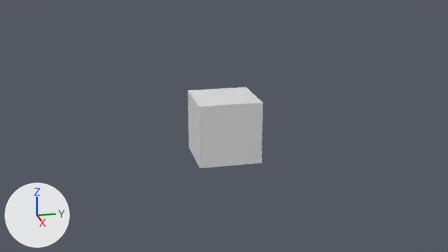
The Blender file 3D Models/Objects_Part_2.blend: old version first, new version second.
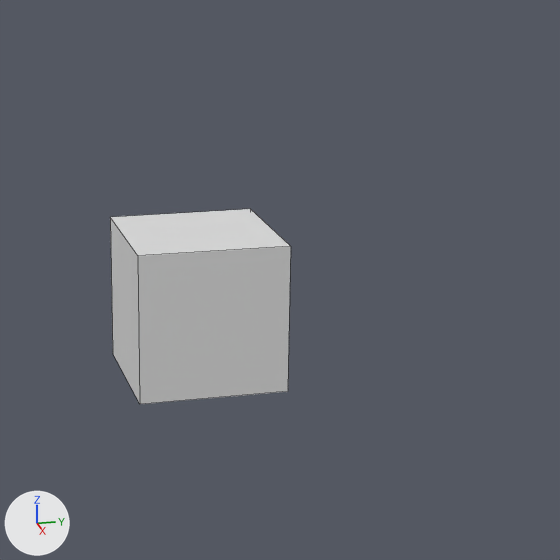
Old and new are each drawn from the file's camera 'Camera' and again close up on the part from 32% to 84% of the width and 0% to 93% of the height. Every picture has the same lights, and +X, +Y and +Z are marked at lower left. The close-ups show mesh edges as thin lines.

Script lines for the objects in view, before the commit:
```python
me_cube = bpy.data.meshes.new('Cube')
me_cube.from_pydata(...)  # a box spanning x -1.0..1.0, y -1.0..1.0, z -1.0..1.0
me_cube.materials.append(mat_material)  # white #e7e7e7
ob_cube = bpy.data.objects.new('Cube', me_cube)
ob_cube.location = (0.0, 0.0, 0.0)
```
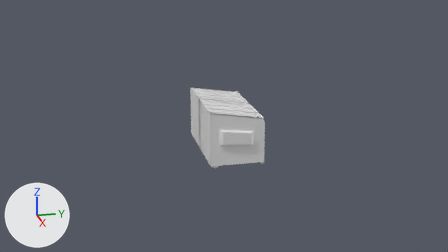
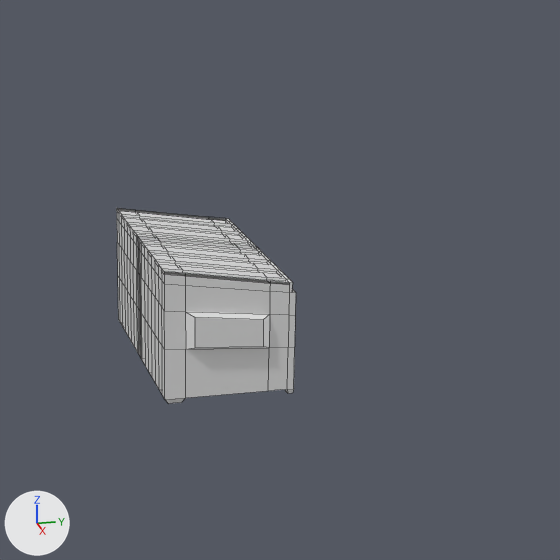
The change in detail:
me_cube is used by ob_cube; location (0.0, 0.0, 0.0).
me_cube had 8 vertices, 6 faces and spanned x -1.0..1.0, y -1.0..1.0, z -1.0..1.0.
me_cube now has 202 vertices, 193 faces and spans x -1.05..0.05, y -1.11..1.01, z -1.35..1.09.
Part 1, on me_cube:
5 vertices are removed from x -1.0..1.0, y -1.0..1.0, z -1.0..1.0.
6 faces are deleted.
37 vertices are added at x -1.05..-0.11, y -1.1..1.0, z -1.08..1.09.
5 new vertices lie (0.0, 0.01, 0.05) away from vertices in x -1.0..-0.51, y -1.0, z -1.0.
5 new vertices lie (0.13, 0.0, 0.0) away from vertices in x -0.51, y -1.05..1.0, z -1.0..1.0.
6 new vertices lie (0.0, 0.0, -0.79) away from vertices in x -1.0..-0.38, y -1.0, z 1.0.
6 new vertices lie (0.0, 0.0, -0.61) away from vertices in x -1.0..-0.38, y -1.0, z 0.21.
6 new vertices lie (0.0, -0.11, 0.0) away from vertices in x -1.0..-0.9, y -1.0, z -0.4..1.0.
8 new vertices lie (0.0, 0.0, -0.41) away from vertices in x -1.0..-0.38, y -1.11..-1.0, z -0.4.
7 new vertices lie (0.14, 0.0, 0.0) away from vertices in x -0.38, y -1.05..1.0, z -1.0..1.0.
7 new vertices lie (0.0, -0.04, 0.0) away from vertices in x -1.0..-0.24, y -1.0, z -0.81.
8 new vertices lie (0.13, 0.0, 0.0) away from vertices in x -0.24, y -1.05..1.0, z -1.0..1.0.
8 new vertices lie (0.16, 0.0, 0.0) away from vertices in x -0.11, y -1.05..1.0, z -1.0..1.0.
9 new vertices lie (0.0, 0.0, -0.93) away from vertices in x -1.0..0.05, y 1.0, z 1.0.
9 new vertices lie (0.0, 0.0, -0.71) away from vertices in x -1.0..0.05, y 1.0, z 0.07.
9 new vertices lie (0.0, 0.0, -0.49) away from vertices in x -1.0..0.05, y 1.0, z -0.64.
9 new vertices lie (0.0, 0.0, -0.22) away from vertices in x -1.0..0.05, y 1.0, z -1.13.
9 new vertices lie (0.0, -0.33, 0.06) away from vertices in x -1.0..0.05, y 1.0, z -1.35.
9 new vertices lie (0.0, -0.33, 0.0) away from vertices in x -1.0..0.05, y 1.0, z 1.0.
9 new vertices lie (0.0, 0.32, -0.06) away from vertices in x -1.0..0.05, y -1.0, z -1.0.
9 new vertices lie (0.0, 0.32, 0.0) away from vertices in x -1.0..0.05, y -1.0, z 1.0.
8 new vertices lie (0.0, 0.01, 0.04) away from vertices in x -1.0..-0.11, y 1.0, z -1.35.
8 new vertices lie (0.0, -0.34, 0.06) away from vertices in x -1.0..-0.11, y 1.01, z -1.31.
8 new vertices lie (0.0, -1.35, 0.24) away from vertices in x -1.0..-0.11, y 0.67, z -1.25.
193 new faces join them.
Object 'Cube' (ob_cube) is rescaled from (1.0, 1.0, 1.0) to (-1.63, -0.799, -0.713).
Object 'Cube' (ob_cube) gains a MIRROR modifier named 'Mirror'.

What differs and where, as boxes (x1, y1, x2, y2) in the close-ups (560 x 560 px):
'Cube', reshaped, rescaled, modifiers changed
    before: (110, 209, 291, 404)
    after: (116, 208, 296, 404)
